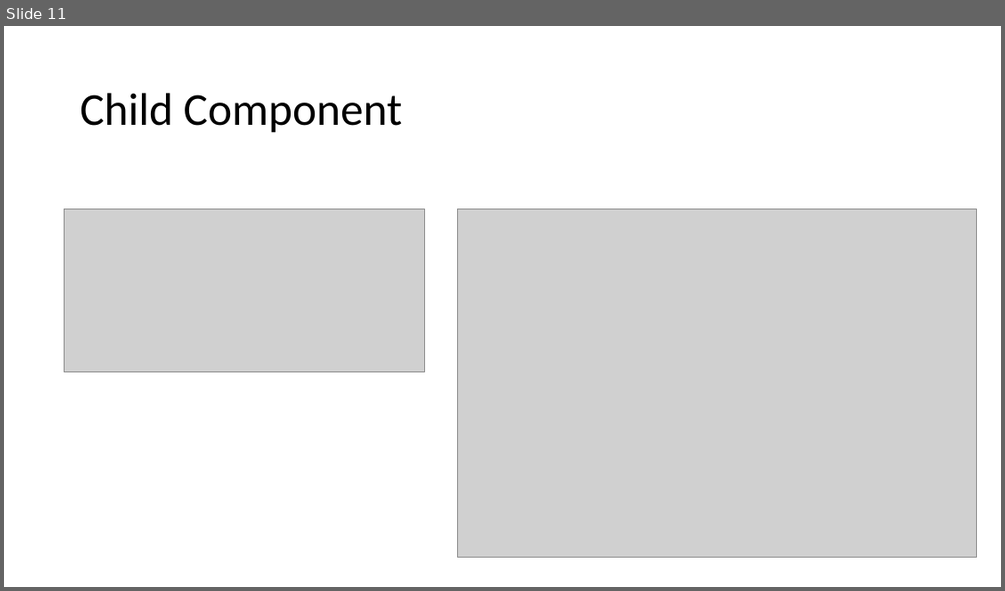
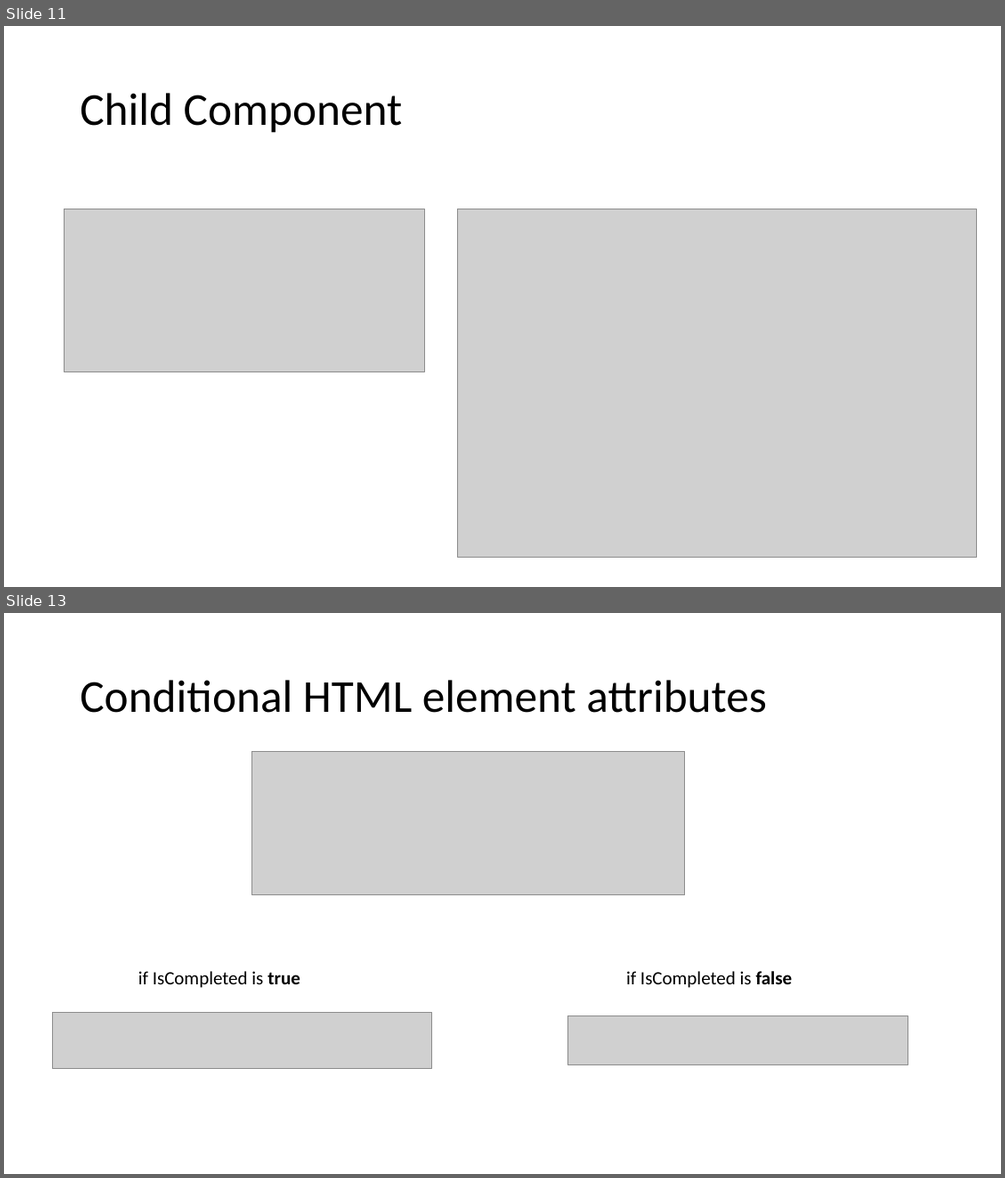
Before and after one commit to hikalkan/presentations, a slide deck: 2021-02-21 DotnetKonf/Presentation.pptx. Shown one above the other, each under a label of ours: slide 11 before the commit, slides 11 and 13 after it; the slides between them are not shown. The pictures are 1005x591 and 1005x1178 pixels, drawn with LibreOffice and Linux fonts; fonts in the diff are those of the drawing; grey boxes stand for pictures. Boxes give left, top, right and bottom in pixels: in the first picture for what was removed or moved away, otherwise in the second. Text is boxed around its words. In the diff, an @@ line names an element or a change of style, - is before the commit and + after.

```diff
--- a/2021-02-21 DotnetKonf/Presentation.pptx
+++ b/2021-02-21 DotnetKonf/Presentation.pptx
@@ slide 13 added at (4,613,1001,1174), background #FFFFFF @@
@@ title added at (80,680,766,713), 44 pt, text #000000 @@
+Conditional HTML element attributes
@@ picture added at (252,751,685,895) @@
@@ text added at (138,971,300,988), 18 pt, text #000000 @@
+if IsCompleted is true
@@ text added at (626,971,793,988), 18 pt, text #000000 @@
+if IsCompleted is false
@@ picture added at (53,1013,431,1069) @@
@@ picture added at (568,1015,908,1064) @@
```
Also in this commit, not shown: 4 other slides added.
